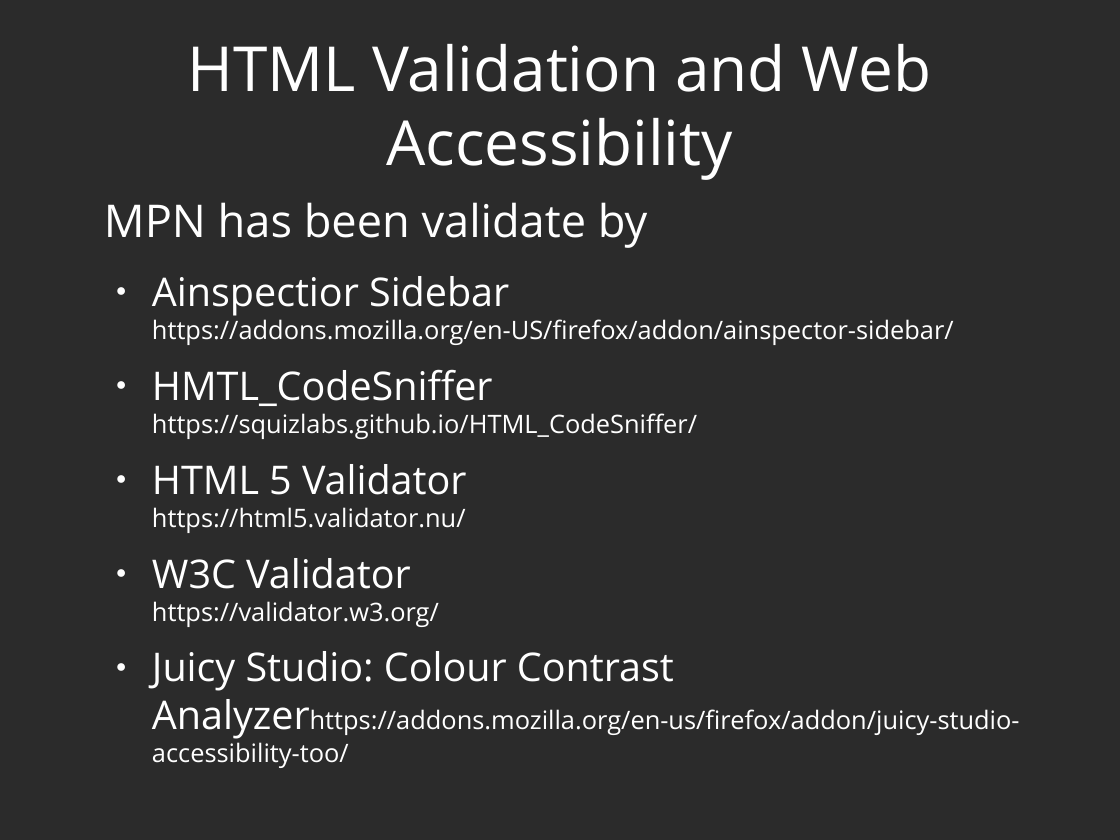
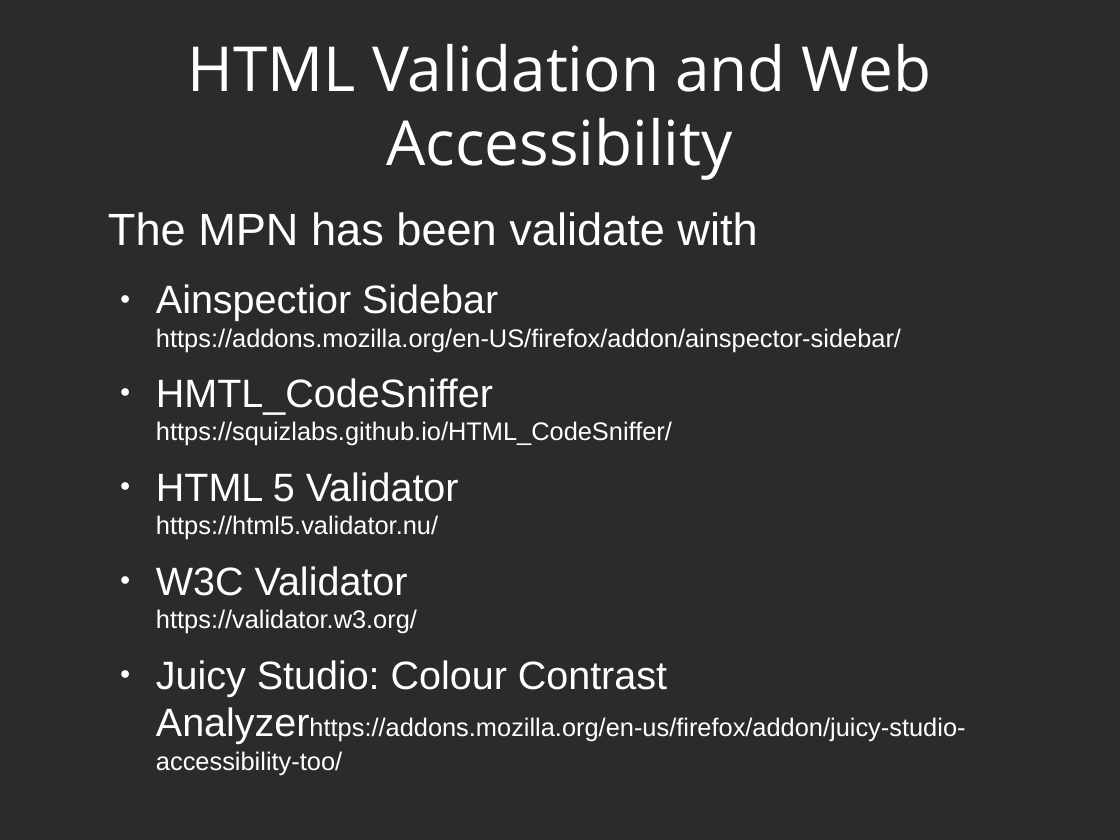
Before and after one commit to privacymaverick/mpn-generator, a slide deck: slide 3 of slidedeck.odp. Drawn at 1120x840 pixels with LibreOffice and Linux fonts; fonts in the diff are those of the drawing; background and template pictures are left out; a plain dark background stands for a picture behind light text. Boxes give left, top, right and bottom in pixels: in the first picture for what was removed or moved away, otherwise in the second. Text is boxed around its words. In the diff, an @@ line names an element or a change of style, - is before the commit and + after.

```diff
--- a/slidedeck.odp
+++ b/slidedeck.odp
@@ text "The MPN has been validate ...": place and size @@
-text "The MPN has been validate ..." at bbox=[104, 202, 1020, 768]
+text "The MPN has been validate ..." at bbox=[108, 212, 965, 775]
@@ text at bbox=[108, 212, 757, 246]: text changed; font Open Sans to Arial @@
-MPN has been validate by
+The MPN has been validate with
@@ text at bbox=[156, 284, 965, 775]: font Open Sans to Arial @@
```
Also in this commit, not shown: 8 other slides changed, 3 other files.
